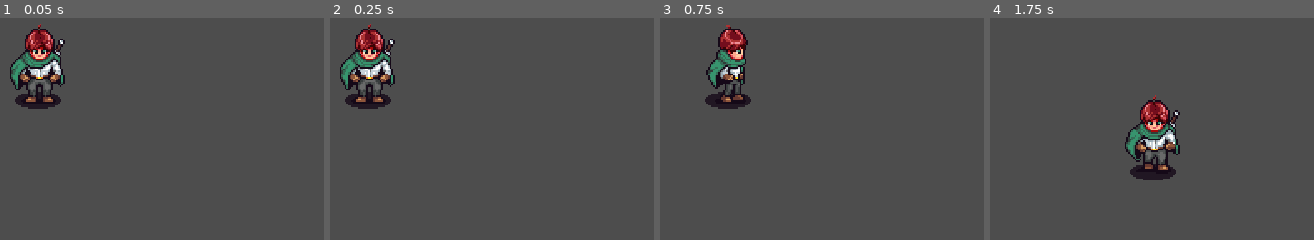
Above: before the commit, frames 1-4 (left to right).
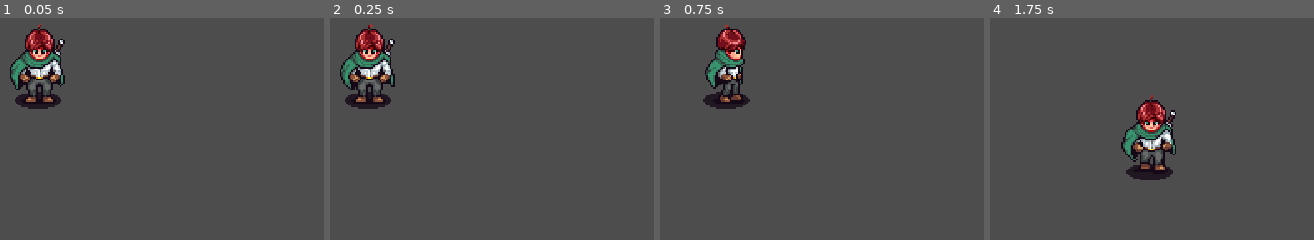
Above: after the commit, the same moments.

Repository: ntkiet1912/AARPG
Game: Godot game, scene res://playground.tscn
Same seed, same stepped clock (60 frames per second), same inputs: the game is played once before the commit and once after it.
Inputs:
- Up to frame 1 (0.05 s): no input
- Up to frame 2 (0.25 s): no input
- Up to frame 3 (0.75 s): tap Enter at 0.5 s; hold Right (right) from 0.53 s (still down)
- Up to frame 4 (1.75 s): release Right (right) at 1.28 s; hold Down (down) from 1.28 s (still down)

Frame 1 is identical in both runs. In frame 2, 0.2% of the frame differs, in the area x 3-21%, y 3-33%; in frame 3, 2.0%; in frame 4, 3.3%, in the area x 40-59%, y 34-73%.

Commit message:
Add player state machine

Diff:
--- a/Player/Scripts/player.gd
+++ b/Player/Scripts/player.gd
@@ -2,16 +2,17 @@
 
 var cardinal_direction : Vector2 = Vector2.DOWN
 var direction : Vector2 = Vector2.ZERO
-var move_speed : float = 100.0
-var state : String = "idle"
+
+
 
 @onready var animation_player: AnimationPlayer = $AnimationPlayer
 @onready var sprite: Sprite2D = $Sprite2D
-
+@onready var state_machine: PlayerStateMachine = $StateMachine
 
 
 
 func _ready() :
+	state_machine.Initialize(self)
 	pass
 
 
@@ -20,9 +21,6 @@
 	direction.x = Input.get_action_strength("right") - Input.get_action_strength("left")
 	direction.y = Input.get_action_strength("down") - Input.get_action_strength("up")
 
-	velocity = direction * move_speed
-	if SetState() == true || SetDirection() == true:
-		UpdateAnimation()
 	pass
 
 func _physics_process(delta) :
@@ -46,14 +44,8 @@
 	sprite.scale.x = -1 if cardinal_direction == Vector2.LEFT else 1
 	return true
 
-func SetState()  ->bool:
-	var new_state : String = "idle" if direction == Vector2.ZERO else "walk"
-	if new_state == state:
-		return false
-	state = new_state
-	return true
 
-func UpdateAnimation() ->void:
+func UpdateAnimation(state : String) ->void:
 	animation_player.play(state + "_" + AnimDirection())
 	pass
 
--- /dev/null
+++ b/Player/Scripts/player_state_machine.gd
@@ -0,0 +1,48 @@
+class_name PlayerStateMachine extends Node
+
+var states : Array[State]
+var prev_state : State
+var current_state : State
+
+## Called when the node enters the scene tree for the first time.
+func _ready() :
+	process_mode = Node.PROCESS_MODE_DISABLED
+	pass
+
+## Called every frame . 'delta' is the elapsed time since the previous frame.
+func _process(delta) :
+	ChangeState(current_state.Process(delta))
+	pass
+
+func _physics_process(delta):
+	ChangeState(current_state.Physics(delta))
+	pass
+
+
+func _unhandled_input(event) :
+	ChangeState(current_state.HandleInput(event))
+	pass
+
+func Initialize(_player : Player) ->void:
+	states = []
+
+	for c in get_children():
+		if c is State:
+			states.append(c)
+
+	if states.size() > 0:
+		states[0].player = _player
+		ChangeState(states[0])
+		process_mode = Node.PROCESS_MODE_INHERIT
+
+
+func ChangeState( new_state : State) -> void:
+	if new_state == null || new_state == current_state:
+		return
+
+	if current_state:
+		current_state.Exit()
+
+	prev_state = current_state
+	current_state = new_state
+	current_state.Enter()
--- /dev/null
+++ b/Player/Scripts/state.gd
@@ -0,0 +1,23 @@
+class_name State extends Node
+
+## Stores a reference to the player that this State belongs to
+static var player : Player
+## What happen when the player enters this State?
+func Enter() ->void:
+	pass
+
+## What happen when the player exits this State?
+func Exit() ->void:
+	pass
+
+## What happens during the _process update in this state?
+func Process(_delta : float ) -> State:
+	return null
+
+## What happens during the _physics_process update in this state?
+func Physics( _delta : float ) -> State:
+	return null
+
+## What happens with input events in this state?
+func HandleInput( _event : InputEvent) -> State:
+	return null
--- /dev/null
+++ b/Player/Scripts/state_idle.gd
@@ -0,0 +1,27 @@
+class_name State_Idle extends State
+
+@onready var walk: State_Walk = $"../Walk"
+
+## What happen when the player enters this State?
+func Enter() ->void:
+	player.UpdateAnimation("idle")
+	pass
+
+## What happen when the player exits this State?
+func Exit() ->void:
+	pass
+
+## What happens during the _process update in this state?
+func Process(_delta : float ) -> State:
+	if player.direction != Vector2.ZERO:
+		return walk
+	player.velocity = Vector2.ZERO
+	return null
+
+## What happens during the _physics_process update in this state?
+func Physics( _delta : float ) -> State:
+	return null
+
+## What happens with input events in this state?
+func HandleInput( _event : InputEvent) -> State:
+	return null
--- /dev/null
+++ b/Player/Scripts/state_walk.gd
@@ -0,0 +1,35 @@
+class_name State_Walk extends State
+
+@export var move_speed : float = 100.0
+@onready var idle: State_Idle = $"../Idle"
+
+
+
+
+## What happen when the player enters this State?
+func Enter() ->void:
+	player.UpdateAnimation("walk")
+	pass
+
+## What happen when the player exits this State?
+func Exit() ->void:
+	pass
+
+## What happens during the _process update in this state?
+func Process(_delta : float ) -> State:
+	if player.direction == Vector2.ZERO :
+		return idle
+
+	player.velocity = player.direction * move_speed
+
+	if player.SetDirection():
+		player.UpdateAnimation("walk")
+	return null
+
+## What happens during the _physics_process update in this state?
+func Physics( _delta : float ) -> State:
+	return null
+
+## What happens with input events in this state?
+func HandleInput( _event : InputEvent) -> State:
+	return null
--- a/Player/player.tscn
+++ b/Player/player.tscn
@@ -1,9 +1,27 @@
-[gd_scene load_steps=12 format=3 uid="uid://cpvdt8wm44mlw"]
+[gd_scene load_steps=15 format=3 uid="uid://cpvdt8wm44mlw"]
 
 [ext_resource type="Script" uid="uid://dmfcve657ffog" path="res://Player/Scripts/player.gd" id="1_4ntmi"]
 [ext_resource type="Texture2D" uid="uid://ducikfyuyitmr" path="res://Player/Sprites/ExamplePlayerSprite.png" id="1_l8h54"]
+[ext_resource type="Script" uid="uid://b2mlubbw8qldm" path="res://Player/Scripts/state_idle.gd" id="3_btcbx"]
+[ext_resource type="Script" uid="uid://ljnc14ddfxub" path="res://Player/Scripts/player_state_machine.gd" id="3_gwnis"]
+[ext_resource type="Script" uid="uid://cyd074l4yhhjy" path="res://Player/Scripts/state_walk.gd" id="5_k53q1"]
 
 [sub_resource type="CircleShape2D" id="CircleShape2D_edjgo"]
+
+[sub_resource type="Animation" id="Animation_btcbx"]
+length = 0.001
+tracks/0/type = "value"
+tracks/0/imported = false
+tracks/0/enabled = true
+tracks/0/path = NodePath("Sprite2D:frame")
+tracks/0/interp = 1
+tracks/0/loop_wrap = true
+tracks/0/keys = {
+"times": PackedFloat32Array(0),
+"transitions": PackedFloat32Array(1),
+"update": 1,
+"values": [0]
+}
 
 [sub_resource type="Animation" id="Animation_4ntmi"]
 resource_name = "idle_down"
@@ -22,8 +40,10 @@
 "values": [0, 1, 2]
 }
 
-[sub_resource type="Animation" id="Animation_btcbx"]
-length = 0.001
+[sub_resource type="Animation" id="Animation_k53q1"]
+resource_name = "idle_side"
+length = 0.4
+loop_mode = 2
 tracks/0/type = "value"
 tracks/0/imported = false
 tracks/0/enabled = true
@@ -31,10 +51,10 @@
 tracks/0/interp = 1
 tracks/0/loop_wrap = true
 tracks/0/keys = {
-"times": PackedFloat32Array(0),
-"transitions": PackedFloat32Array(1),
+"times": PackedFloat32Array(0, 0.2, 0.4),
+"transitions": PackedFloat32Array(1, 1, 1),
 "update": 1,
-"values": [0]
+"values": [14, 15, 16]
 }
 
 [sub_resource type="Animation" id="Animation_gwnis"]
@@ -52,23 +72,6 @@
 "transitions": PackedFloat32Array(1, 1, 1),
 "update": 1,
 "values": [7, 8, 9]
-}
-
-[sub_resource type="Animation" id="Animation_k53q1"]
-resource_name = "idle_side"
-length = 0.4
-loop_mode = 2
-tracks/0/type = "value"
-tracks/0/imported = false
-tracks/0/enabled = true
-tracks/0/path = NodePath("Sprite2D:frame")
-tracks/0/interp = 1
-tracks/0/loop_wrap = true
-tracks/0/keys = {
-"times": PackedFloat32Array(0, 0.2, 0.4),
-"transitions": PackedFloat32Array(1, 1, 1),
-"update": 1,
-"values": [14, 15, 16]
 }
 
 [sub_resource type="Animation" id="Animation_fhl08"]
@@ -149,3 +152,12 @@
 libraries = {
 &"": SubResource("AnimationLibrary_fhl08")
 }
+
+[node name="StateMachine" type="Node" parent="."]
+script = ExtResource("3_gwnis")
+
+[node name="Idle" type="Node" parent="StateMachine"]
+script = ExtResource("3_btcbx")
+
+[node name="Walk" type="Node" parent="StateMachine"]
+script = ExtResource("5_k53q1")
--- a/project.godot
+++ b/project.godot
@@ -19,8 +19,8 @@
 
 window/size/viewport_width=480
 window/size/viewport_height=270
-window/size/window_width_override=1920
-window/size/window_height_override=1080
+window/size/window_width_override=1280
+window/size/window_height_override=720
 window/stretch/mode="viewport"
 
 [input]
Not shown, added: Player/Scripts/player_state_machine.gd.uid
Not shown, added: Player/Scripts/state.gd.uid
Not shown, added: Player/Scripts/state_idle.gd.uid
Not shown, added: Player/Scripts/state_walk.gd.uid
